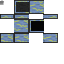
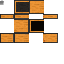
The second 64px x 64px image is a revision of the first. Changes to its layers:
hid "normal" over [43, 14, 45, 43]
showed "redstone" over [43, 14, 45, 43]
added layer "Honey" above "poisonous" over [0, 0, 58, 43]
hid "veines" over [0, 0, 58, 43]
hid "glowshroom" over [0, 0, 58, 43]
hid "mushroom" over [0, 0, 58, 43]
